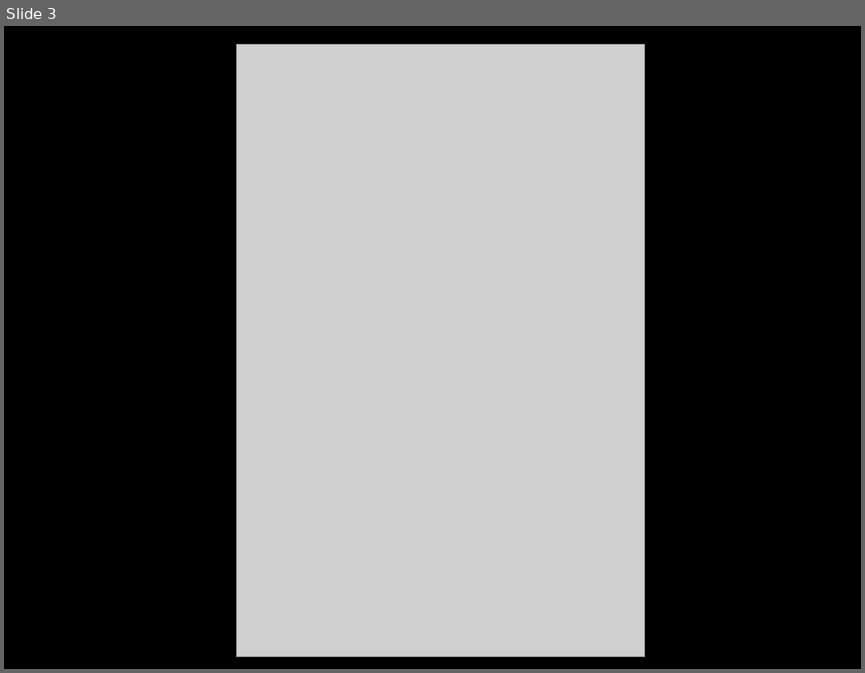
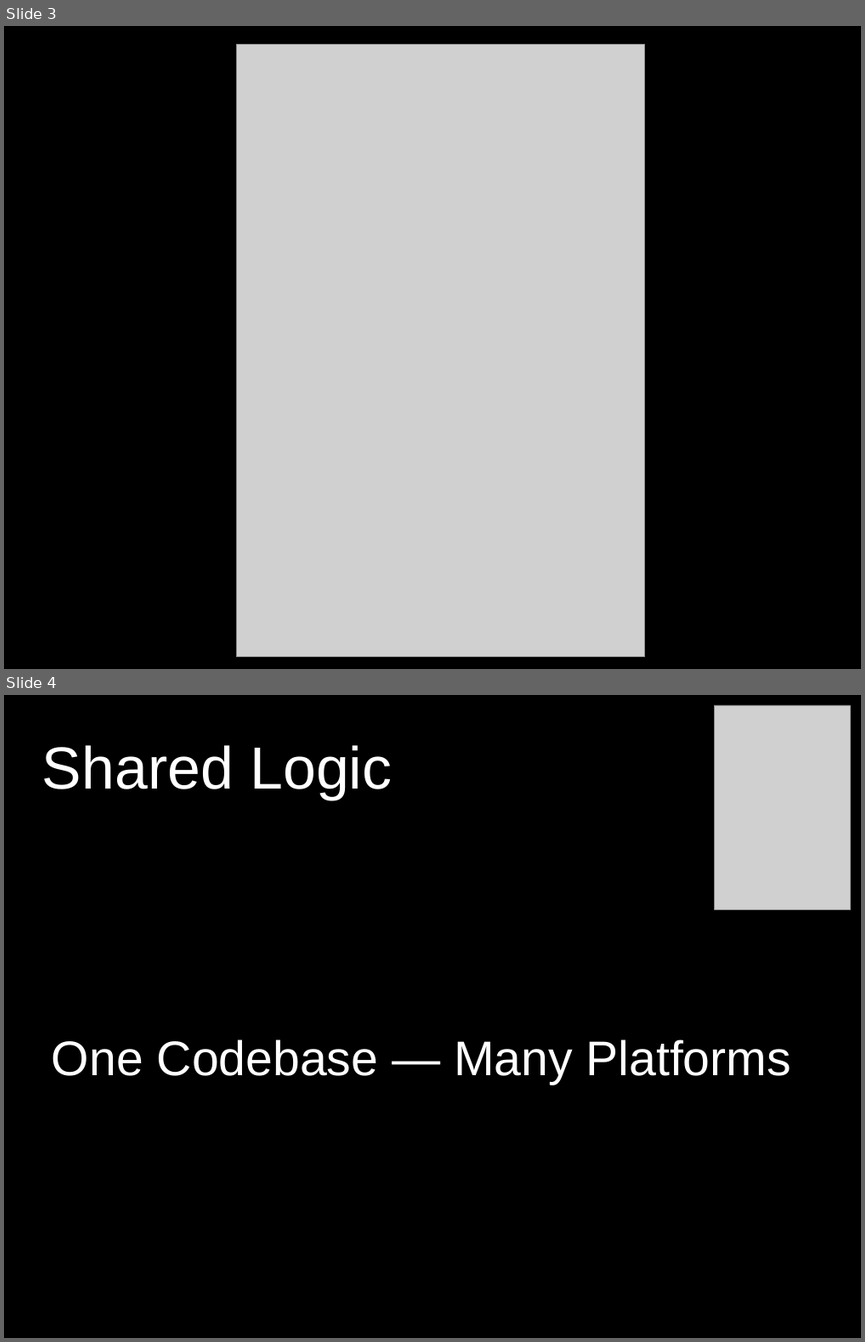
Before and after one commit to dodikk/xamarin-intro-slides, a slide deck: XamarinIntro.odp. Shown one above the other, each under a label of ours: slide 3 before the commit, slides 3 and 4 after it. The pictures are 865x673 and 865x1342 pixels, drawn with LibreOffice and Linux fonts; fonts in the diff are those of the drawing; grey boxes stand for pictures. Boxes give left, top, right and bottom in pixels: in the first picture for what was removed or moved away, otherwise in the second. Text is boxed around its words. In the diff, an @@ line names an element or a change of style, - is before the commit and + after.

```diff
--- a/XamarinIntro.odp
+++ b/XamarinIntro.odp
@@ slide 4 added at (x1=4, y1=695, x2=861, y2=1338), background #000000 @@
@@ picture added at (x1=714, y1=705, x2=850, y2=909) @@
@@ text added at (x1=42, y1=745, x2=392, y2=800), 55 pt, text #FFFFFF @@
+Shared Logic
@@ text added at (x1=52, y1=1039, x2=791, y2=1084), 45 pt, text #FFFFFF @@
+One Codebase — Many Platforms
```
Also in this commit, not shown: 1 slide changed, 9 other slides added, 1 slide removed, 5 other files.
